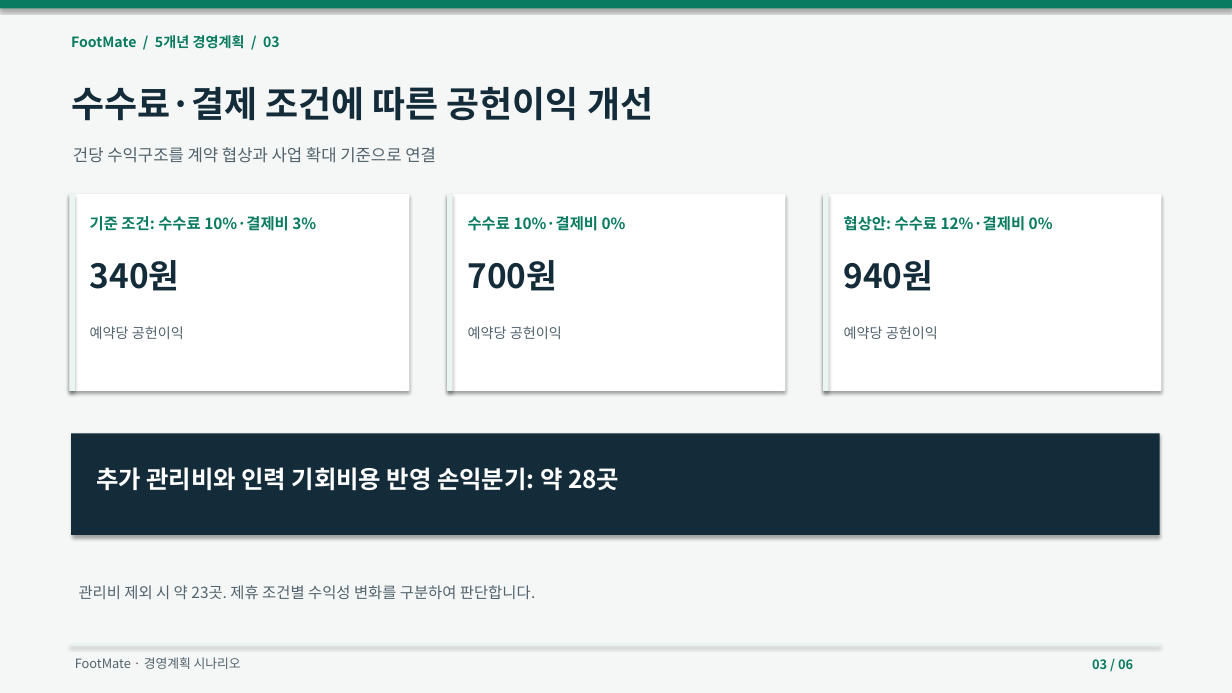
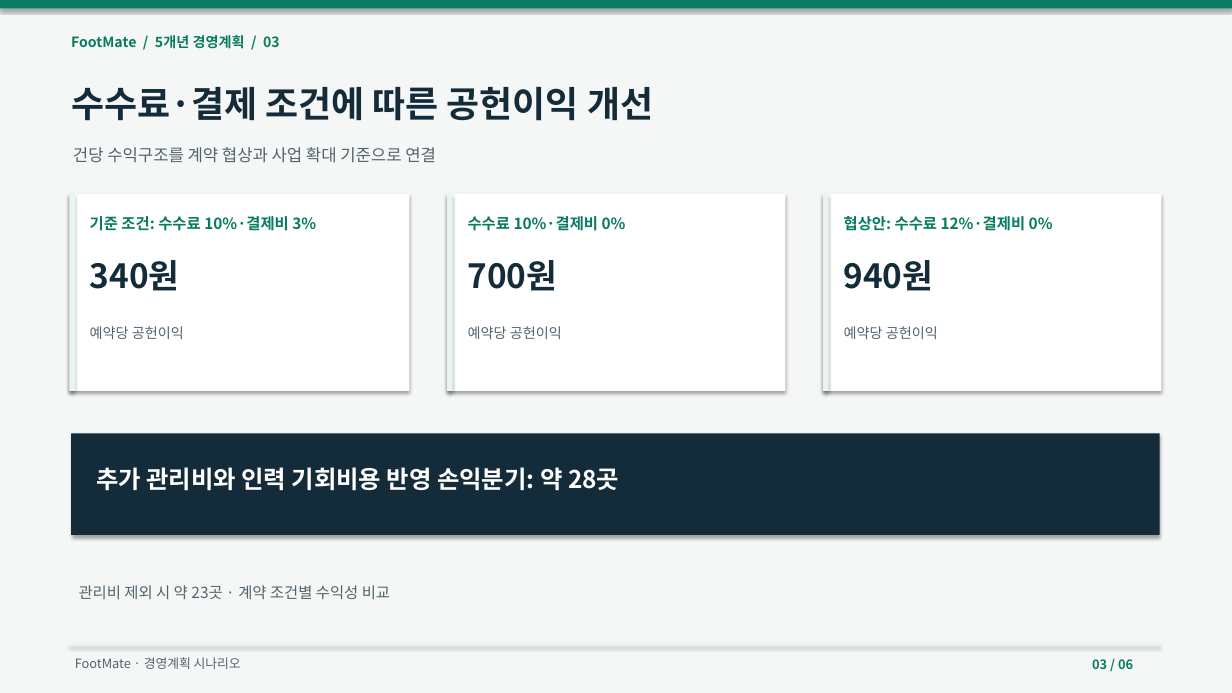
Before and after one commit to dohyunkimmm/footmate, a slide deck: slide 3 of src/case-study/downloads/footmate_5year_strategy.pptx. Drawn at 1232x693 pixels with LibreOffice and Linux fonts; fonts in the diff are those of the drawing. Boxes give left, top, right and bottom in pixels: in the first picture for what was removed or moved away, otherwise in the second. Text is boxed around its words. In the diff, an @@ line names an element or a change of style, - is before the commit and + after.

```diff
--- a/src/case-study/downloads/footmate_5year_strategy.pptx
+++ b/src/case-study/downloads/footmate_5year_strategy.pptx
@@ text at (x1=79, y1=585, x2=390, y2=599): text changed @@
-관리비 제외 시 약 23곳. 제휴 조건별 수익성 변화를 구분하여 판단합니다.
+관리비 제외 시 약 23곳 · 계약 조건별 수익성 비교
```
Also in this commit, not shown: 5 other slides changed, 8 other files.
